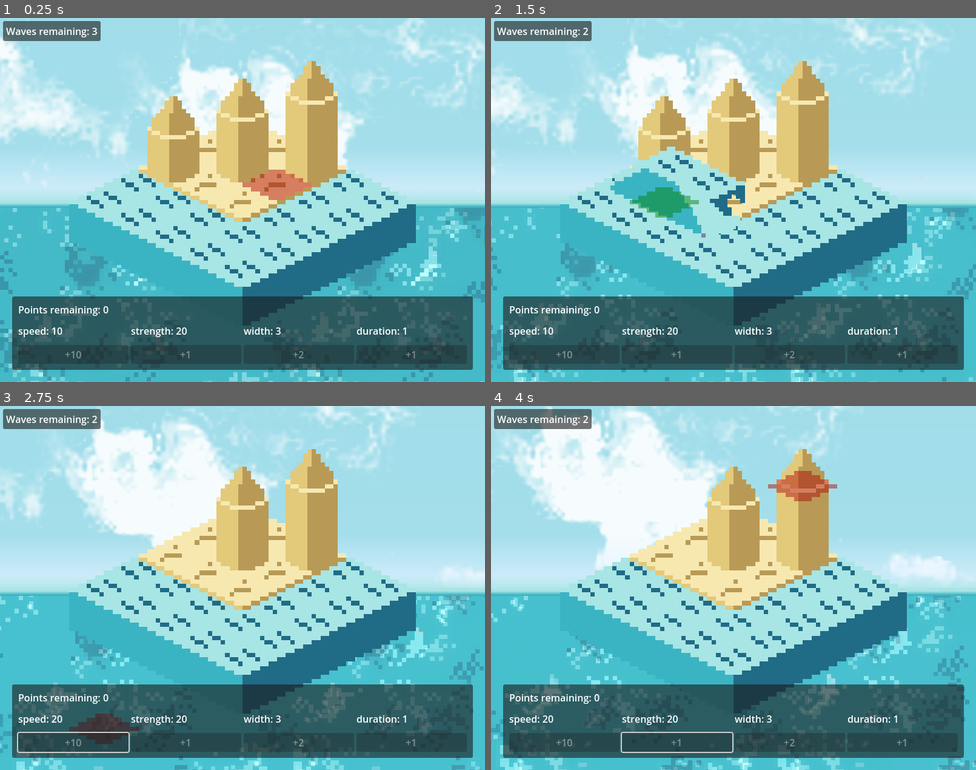
Above: before the commit, frames 1-4 (two rows, left to right).
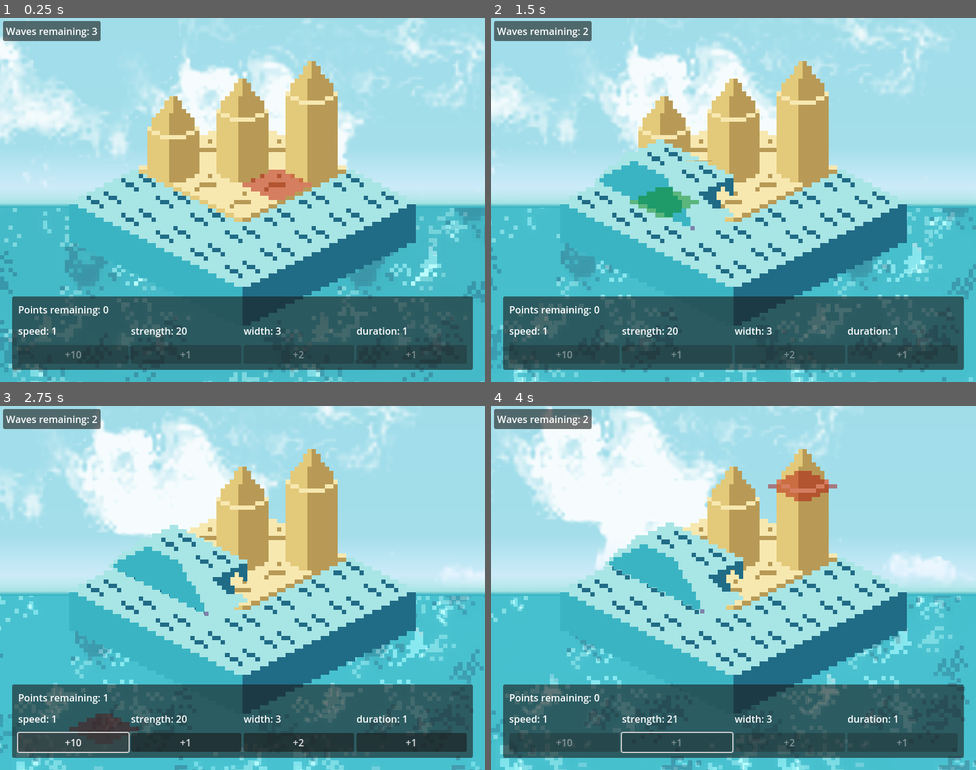
Above: after the commit, the same moments.

Repository: macmist/game-off-2025-waves
Game: Godot game, scene res://scene.tscn
Two runs of this game, one before a commit and one after it. Both use one fixed random seed, a clock stepped at 60 frames per second and the inputs below.
Inputs (mouse positions are in pixels of both pictures, inside the frame that each line leads up to):
- Up to frame 1 (0.25 s): no input
- Up to frame 2 (1.5 s): move the mouse to (840, 181) at 0.52 s; click (840, 181) at 0.67 s; move the mouse to (636, 218) at 1.27 s; click (636, 218) at 1.42 s
- Up to frame 3 (2.75 s): click (72, 740) at 2 s, where only the run before the commit has a clickable "+10"
- Up to frame 4 (4 s): click (675, 740) at 2.75 s, where only the run after the commit has a clickable "+1"; move the mouse to (782, 507) at 3.52 s; click (782, 507) at 3.67 s

The runs differ from the first frame. In frame 1, less than 0.1% of the frame differs, in the area x 11-13%, y 85-87%; in frame 2, 1.8%; in frame 3, 3.9%; in frame 4, 4.0%, in the area x 10-52%, y 32-87%.

Commit message:
chore: fixed offset + basic level

Diff:
--- a/level_generator.gd
+++ b/level_generator.gd
@@ -81,7 +81,7 @@
 
 
 func _ready() -> void:
-	var data = read_level("res://levels/level_0.txt")
+	var data = read_level("res://levels/level_1.txt")
 	generate_floor(data)
 	center_and_zoom(data)
 	center_ocean(data)
--- a/marker.gd
+++ b/marker.gd
@@ -19,7 +19,8 @@
 func _input(event: InputEvent) -> void:
 	if event is InputEventMouseButton and event.is_pressed() and event.button_index == MOUSE_BUTTON_LEFT && current_tile_type.contains("border") and Game.num_of_waves.current > 0:
 		var direction = WaveGenerator.DIRECTION.NORTH_WEST if current_tile_type.contains("NW") else WaveGenerator.DIRECTION.NORTH_EAST
-		tile_clicked.emit(global_position + Vector2(2, -4), direction) # centering the tile
+		tile_clicked.emit(global_position + Vector2(0, -6), direction) # centering the tile
+		print(global_position)
 
 func snap_to_grid(pos: Vector2) -> Vector2:
 	var half_tile = tile_size * 0.5
Not shown, changed: levels/level_0.txt
Not shown, added: levels/level_1.txt
